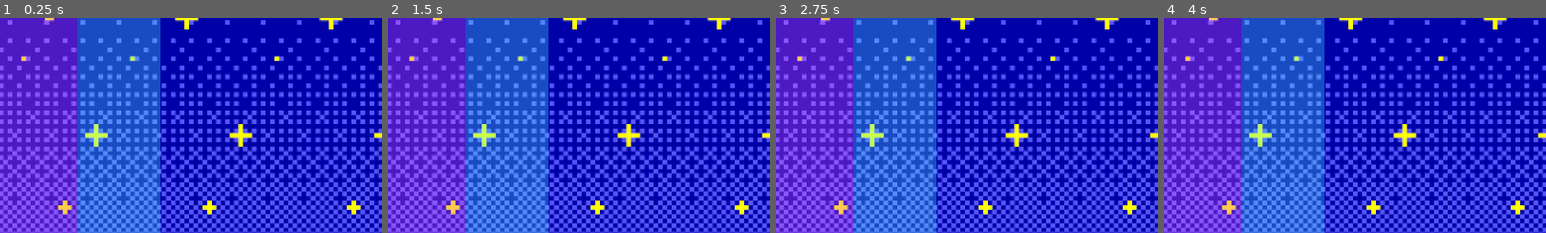
Above: before the commit, frames 1-4 (left to right).
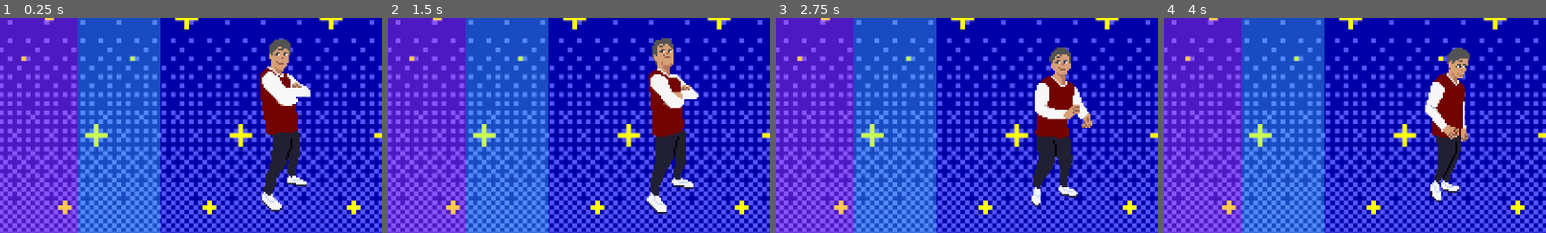
Above: after the commit, the same moments.

Repository: BoogIsko/BoogIsko
Game: Godot game, scene res://game_screen/game_screen.tscn
Same seed, same stepped clock (60 frames per second), same inputs: the game is played once before the commit and once after it. This scene is started directly instead of the project's main scene. Sound files missing from this copy of the repository are replaced by a short silence.
Inputs:
- Up to frame 1 (0.25 s): no input
- Up to frame 2 (1.5 s): tap Enter at 0.5 s; hold Right (pressed_right, bound only after the commit) 0.53-1.28 s; tap Space at 1.25 s; hold Down (pressed_down, bound only after the commit) from 1.28 s (still down)
- Up to frame 3 (2.75 s): tap Enter at 2 s; release Down (pressed_down, bound only after the commit) at 2.03 s; hold Right (pressed_right, bound only after the commit) from 2.03 s (still down)
- Up to frame 4 (4 s): tap Space at 2.75 s; release Right (pressed_right, bound only after the commit) at 2.78 s; hold Up (pressed_up, bound only after the commit) 2.78-3.53 s; tap Enter at 3.5 s; hold Left (pressed_left, bound only after the commit) from 3.53 s (still down)
The pictures show only the part of the screen within x 50-100%, y 29-79%; the shares and areas given below are measured in that part.

The runs differ from the first frame. In frame 1, 5.7% of the frame differs, in the area x 68-82%, y 9-91%; in frame 2, 5.7%; in frame 3, 5.8%, in the area x 66-83%, y 13-88%; in frame 4, 4.8%.

Commit message:
Moving Character Sprite
Placeholder ang sprites

Diff:
--- /dev/null
+++ b/boogisko_files/game_screen/Character.gd
@@ -0,0 +1,15 @@
+extends KinematicBody2D
+
+onready var _animated_sprite = $AnimatedSprite
+
+func _process(_delta):
+	if Input.is_action_pressed("pressed_left"):
+		_animated_sprite.play("left")
+	elif Input.is_action_pressed("pressed_up"):
+		_animated_sprite.play("up")
+	elif Input.is_action_pressed("pressed_down"):
+		_animated_sprite.play("down")
+	elif Input.is_action_pressed("pressed_right"):
+		_animated_sprite.play("right")
+	else:
+		_animated_sprite.play("rest")
--- a/boogisko_files/game_screen/game_screen.tscn
+++ b/boogisko_files/game_screen/game_screen.tscn
@@ -25,6 +25,42 @@
 [ext_resource path="res://Music/Smile.mp3" type="AudioStream" id=23]
 [ext_resource path="res://game_screen/scripts/Conductor3.gd" type="Script" id=24]
 [ext_resource path="res://Music/Luke-Bergs-Bliss.mp3" type="AudioStream" id=25]
+[ext_resource path="res://assets_new/character/male/PressDown.png" type="Texture" id=26]
+[ext_resource path="res://assets_new/character/male/PressRight.png" type="Texture" id=27]
+[ext_resource path="res://assets_new/character/male/PressLeft.png" type="Texture" id=28]
+[ext_resource path="res://assets_new/character/male/PressUp.png" type="Texture" id=29]
+[ext_resource path="res://assets_new/character/male/Rest.png" type="Texture" id=30]
+[ext_resource path="res://game_screen/Character.gd" type="Script" id=31]
+
+[sub_resource type="SpriteFrames" id=6]
+animations = [ {
+"frames": [ ExtResource( 28 ) ],
+"loop": true,
+"name": "left",
+"speed": 5.0
+}, {
+"frames": [ ExtResource( 27 ) ],
+"loop": true,
+"name": "right",
+"speed": 5.0
+}, {
+"frames": [ ExtResource( 29 ) ],
+"loop": true,
+"name": "up",
+"speed": 5.0
+}, {
+"frames": [ ExtResource( 30 ) ],
+"loop": true,
+"name": "rest",
+"speed": 5.0
+}, {
+"frames": [ ExtResource( 26 ) ],
+"loop": true,
+"name": "down",
+"speed": 5.0
+} ]
+
+[sub_resource type="RectangleShape2D" id=7]
 
 [sub_resource type="SpriteFrames" id=1]
 animations = [ {
@@ -70,6 +106,18 @@
 [node name="Bg" type="Sprite" parent="Game"]
 position = Vector2( 640.5, 361 )
 texture = ExtResource( 1 )
+
+[node name="KinematicBody2D" type="KinematicBody2D" parent="Game"]
+script = ExtResource( 31 )
+
+[node name="AnimatedSprite" type="AnimatedSprite" parent="Game/KinematicBody2D"]
+position = Vector2( 1116, 389 )
+frames = SubResource( 6 )
+animation = "right"
+playing = true
+
+[node name="CollisionShape2D" type="CollisionShape2D" parent="Game/KinematicBody2D"]
+shape = SubResource( 7 )
 
 [node name="Sprite" type="Sprite" parent="Game"]
 position = Vector2( 630.5, 363 )
@@ -104,9 +152,6 @@
 custom_colors/font_color = Color( 1, 1, 1, 1 )
 custom_fonts/font = SubResource( 5 )
 text = "0"
-__meta__ = {
-"_edit_use_anchors_": false
-}
 
 [node name="Conductor1" parent="Game" instance=ExtResource( 20 )]
 stream = ExtResource( 21 )
--- a/boogisko_files/main_menu/main_menu.tscn
+++ b/boogisko_files/main_menu/main_menu.tscn
@@ -16,9 +16,6 @@
 anchor_right = 1.0
 anchor_bottom = 1.0
 script = ExtResource( 7 )
-__meta__ = {
-"_edit_use_anchors_": false
-}
 
 [node name="Background" type="TextureRect" parent="."]
 anchor_right = 1.0
@@ -76,9 +73,6 @@
 custom_colors/font_color = Color( 0, 0, 0, 1 )
 custom_fonts/font = SubResource( 1 )
 text = "Group 2 - Crisostomo, Cunanan, Judal, Razal"
-__meta__ = {
-"_edit_use_anchors_": false
-}
 
 [connection signal="pressed" from="MainMenuElements/Buttons/SelectMusic" to="." method="_on_SelectMusic_pressed"]
 [connection signal="pressed" from="MainMenuElements/Buttons/ViewScore" to="." method="_on_ViewScore_pressed"]
--- a/boogisko_files/project.godot
+++ b/boogisko_files/project.godot
@@ -36,6 +36,30 @@
 "events": [ Object(InputEventKey,"resource_local_to_scene":false,"resource_name":"","device":0,"alt":false,"shift":false,"control":false,"meta":false,"command":false,"pressed":false,"scancode":16777217,"physical_scancode":0,"unicode":0,"echo":false,"script":null)
  ]
 }
+pressed_left={
+"deadzone": 0.5,
+"events": [ Object(InputEventKey,"resource_local_to_scene":false,"resource_name":"","device":0,"alt":false,"shift":false,"control":false,"meta":false,"command":false,"pressed":false,"scancode":16777231,"physical_scancode":0,"unicode":0,"echo":false,"script":null)
+, Object(InputEventKey,"resource_local_to_scene":false,"resource_name":"","device":0,"alt":false,"shift":false,"control":false,"meta":false,"command":false,"pressed":false,"scancode":72,"physical_scancode":0,"unicode":0,"echo":false,"script":null)
+ ]
+}
+pressed_right={
+"deadzone": 0.5,
+"events": [ Object(InputEventKey,"resource_local_to_scene":false,"resource_name":"","device":0,"alt":false,"shift":false,"control":false,"meta":false,"command":false,"pressed":false,"scancode":16777233,"physical_scancode":0,"unicode":0,"echo":false,"script":null)
+, Object(InputEventKey,"resource_local_to_scene":false,"resource_name":"","device":0,"alt":false,"shift":false,"control":false,"meta":false,"command":false,"pressed":false,"scancode":76,"physical_scancode":0,"unicode":0,"echo":false,"script":null)
+ ]
+}
+pressed_down={
+"deadzone": 0.5,
+"events": [ Object(InputEventKey,"resource_local_to_scene":false,"resource_name":"","device":0,"alt":false,"shift":false,"control":false,"meta":false,"command":false,"pressed":false,"scancode":16777234,"physical_scancode":0,"unicode":0,"echo":false,"script":null)
+, Object(InputEventKey,"resource_local_to_scene":false,"resource_name":"","device":0,"alt":false,"shift":false,"control":false,"meta":false,"command":false,"pressed":false,"scancode":74,"physical_scancode":0,"unicode":0,"echo":false,"script":null)
+ ]
+}
+pressed_up={
+"deadzone": 0.5,
+"events": [ Object(InputEventKey,"resource_local_to_scene":false,"resource_name":"","device":0,"alt":false,"shift":false,"control":false,"meta":false,"command":false,"pressed":false,"scancode":16777232,"physical_scancode":0,"unicode":0,"echo":false,"script":null)
+, Object(InputEventKey,"resource_local_to_scene":false,"resource_name":"","device":0,"alt":false,"shift":false,"control":false,"meta":false,"command":false,"pressed":false,"scancode":75,"physical_scancode":0,"unicode":0,"echo":false,"script":null)
+ ]
+}
 
 [rendering]
 
Not shown, added: boogisko_files/assets_new/character/male/PressDown.png.import
Not shown, added: boogisko_files/assets_new/character/male/PressLeft.png.import
Not shown, added: boogisko_files/assets_new/character/male/PressRight.png.import
Not shown, added: boogisko_files/assets_new/character/male/PressUp.png.import
Not shown, added: boogisko_files/assets_new/character/male/Rest.png.import
Not shown: 1 places in boogisko_files/game_screen/game_screen.tscn that only renumber resources
